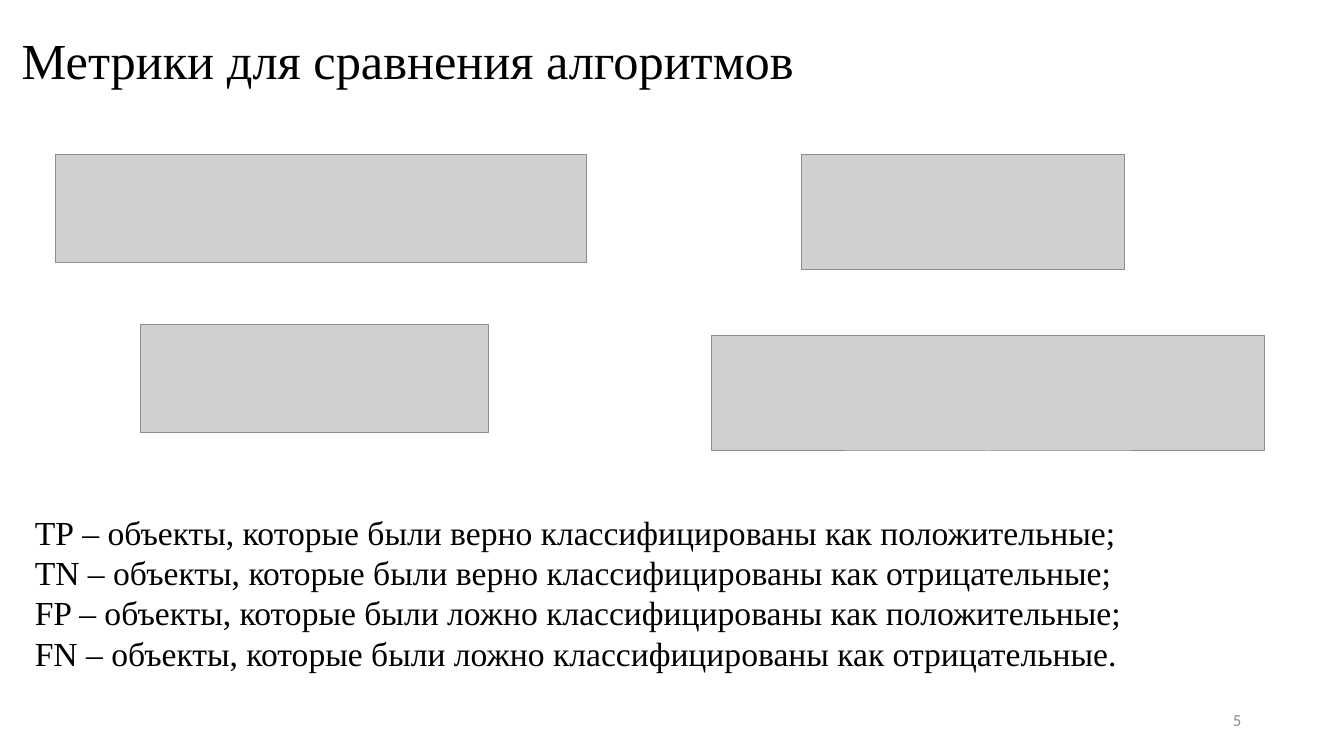
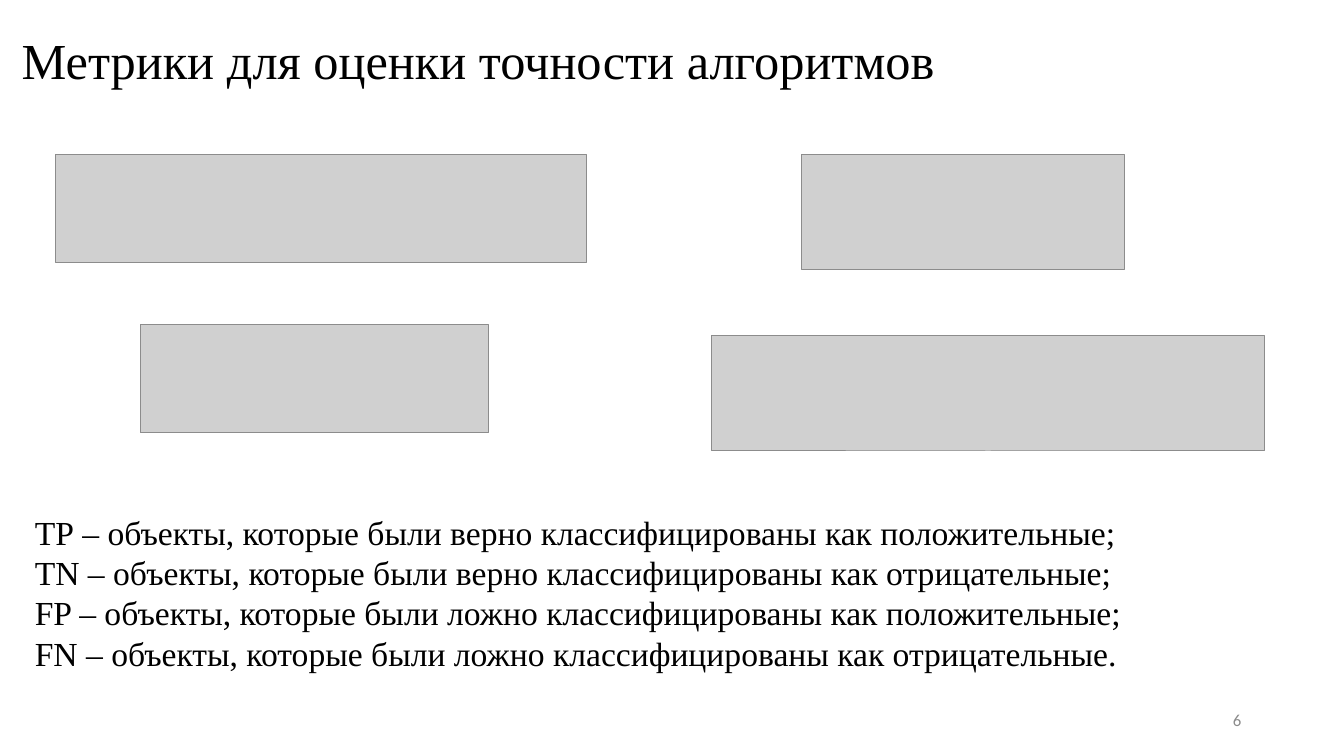
Before and after one commit to ilyasssklimov/bmstu_DefectDetection, a slide deck: slide 6 of doc/presentation/КлимовИС_ВКР_презентация.pptx (slide 5 before the commit). Drawn at 1344x756 pixels with LibreOffice and Linux fonts; fonts in the diff are those of the drawing; grey boxes stand for pictures. Boxes give left, top, right and bottom in pixels: in the first picture for what was removed or moved away, otherwise in the second. Text is boxed around its words. In the diff, an @@ line names an element or a change of style, - is before the commit and + after.

```diff
--- a/doc/presentation/КлимовИС_ВКР_презентация.pptx
+++ b/doc/presentation/КлимовИС_ВКР_презентация.pptx
@@ title at (22, 46, 935, 89): text changed @@
-Метрики для сравнения алгоритмов
+Метрики для оценки точности алгоритмов
@@ page number at (1233, 715, 1241, 726): text changed @@
-5
+6
```
Also in this commit, not shown: 11 other slides changed, 4 slides added, 2 slides removed, 11 other files.
